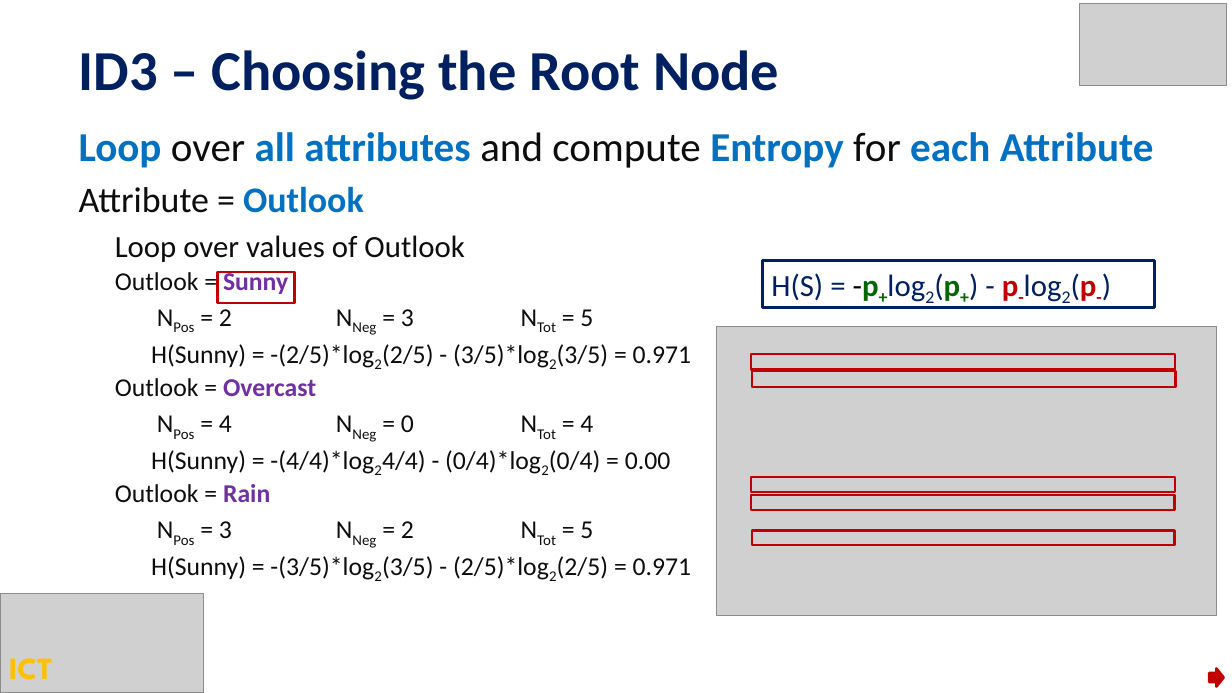
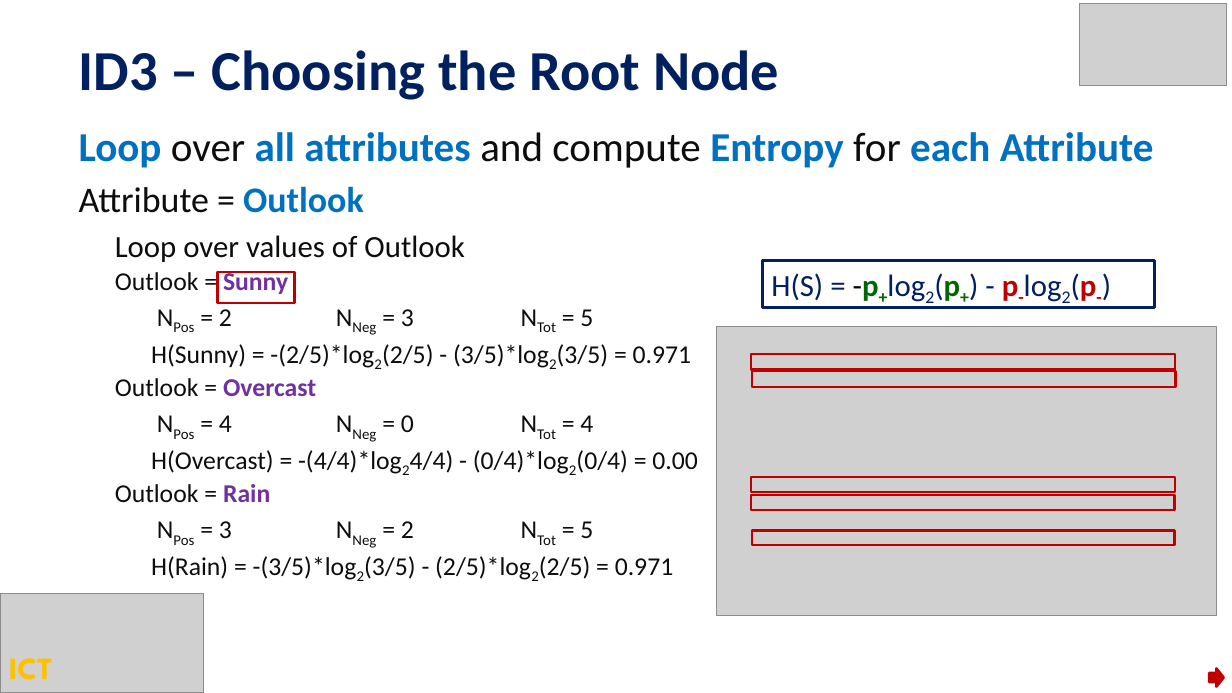
Before and after one commit to Phil768/University, a slide deck: slide 36 of School/BusinessIntelligence/JA112 - Decision Trees and ID3.[AY22-23].pptx. Drawn at 1232x693 pixels with LibreOffice and Linux fonts; fonts in the diff are those of the drawing; grey boxes stand for pictures. Boxes give left, top, right and bottom in pixels: in the first picture for what was removed or moved away, otherwise in the second. Text is boxed around its words. In the diff, an @@ line names an element or a change of style, - is before the commit and + after.

```diff
--- a/School/BusinessIntelligence/JA112 - Decision Trees and ID3.[AY22-23].pptx
+++ b/School/BusinessIntelligence/JA112 - Decision Trees and ID3.[AY22-23].pptx
@@ text at bbox=[151, 450, 698, 474]: text changed @@
-      H(Sunny) = -(4/4)*log24/4) - (0/4)*log2(0/4) = 0.00
+      H(Overcast) = -(4/4)*log24/4) - (0/4)*log2(0/4) = 0.00
@@ text at bbox=[151, 556, 674, 580]: text changed @@
-      H(Sunny) = -(3/5)*log2(3/5) - (2/5)*log2(2/5) = 0.971
+      H(Rain) = -(3/5)*log2(3/5) - (2/5)*log2(2/5) = 0.971
```
